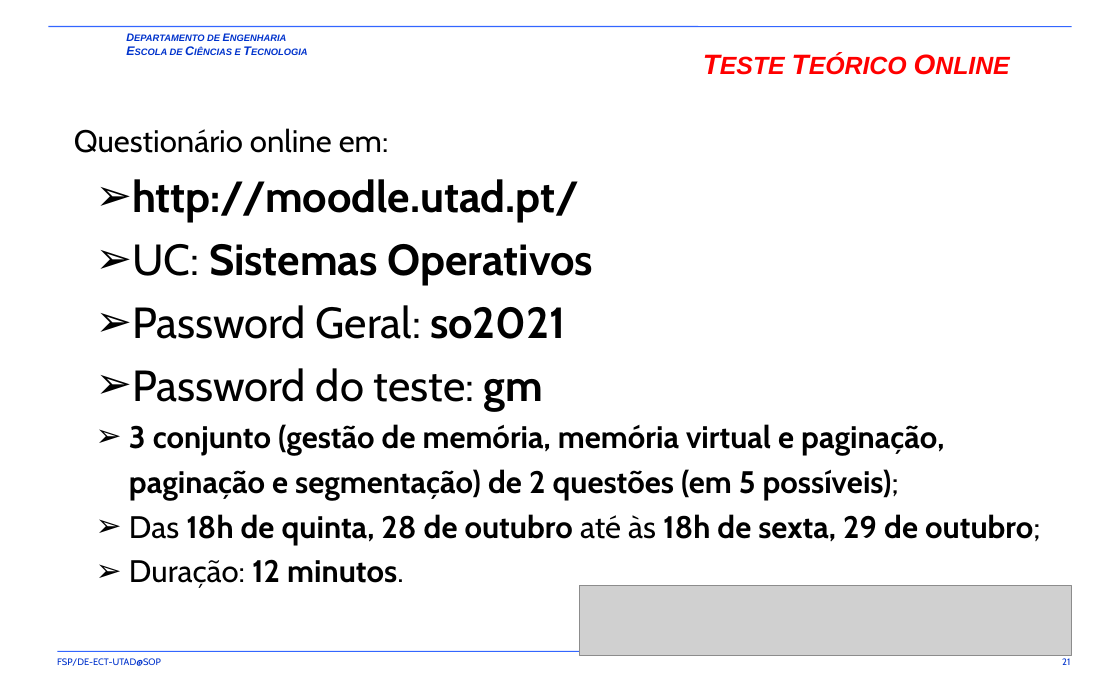
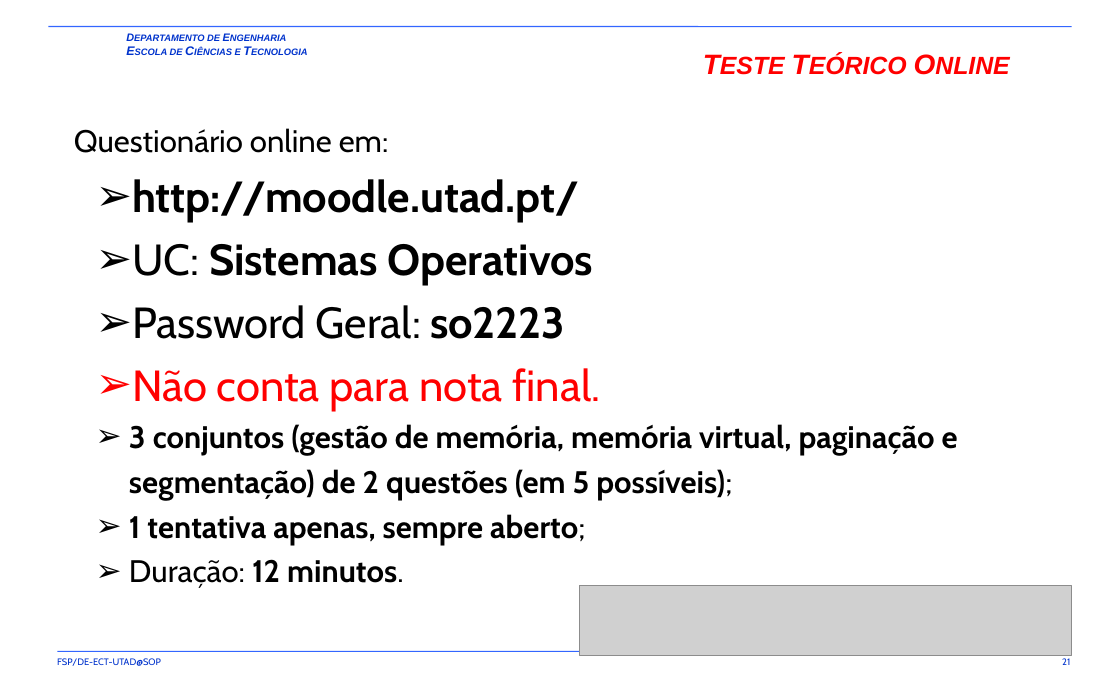
Before and after one commit to fsp864/UTAD-SOP, a slide deck: slide 21 of aulas/t/SOP-T1-3GM.pptx. Drawn at 1120x700 pixels with LibreOffice and Linux fonts; fonts in the diff are those of the drawing; grey boxes stand for pictures; background and template pictures are left out. Boxes give left, top, right and bottom in pixels: in the first picture for what was removed or moved away, otherwise in the second. Text is boxed around its words. In the diff, an @@ line names an element or a change of style, - is before the commit and + after.

Commit message:
updates

```diff
--- a/aulas/t/SOP-T1-3GM.pptx
+++ b/aulas/t/SOP-T1-3GM.pptx
@@ text at [129,305,958,545]: text changed @@
-  ➢ Password Geral: so2021
-  ➢ Password do teste: gm
-  ➢ 3 conjunto (gestão de memória, memória virtual e paginação, paginação e segmentação) de 2 questões (em 5 possíveis);
-  ➢ Das 18h de quinta, 28 de outubro até às 18h de sexta, 29 de outubro;
+  ➢ Password Geral: so2223
+  ➢ Não conta para nota final.
+  ➢ 3 conjuntos (gestão de memória, memória virtual, paginação e segmentação) de 2 questões (em 5 possíveis);
+  ➢ 1 tentativa apenas, sempre aberto;
```
